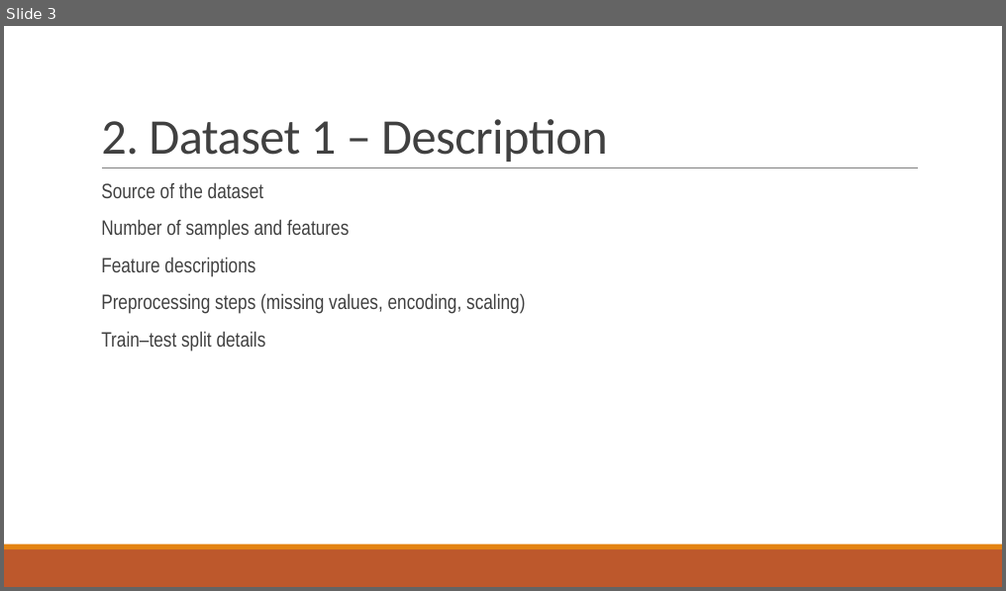
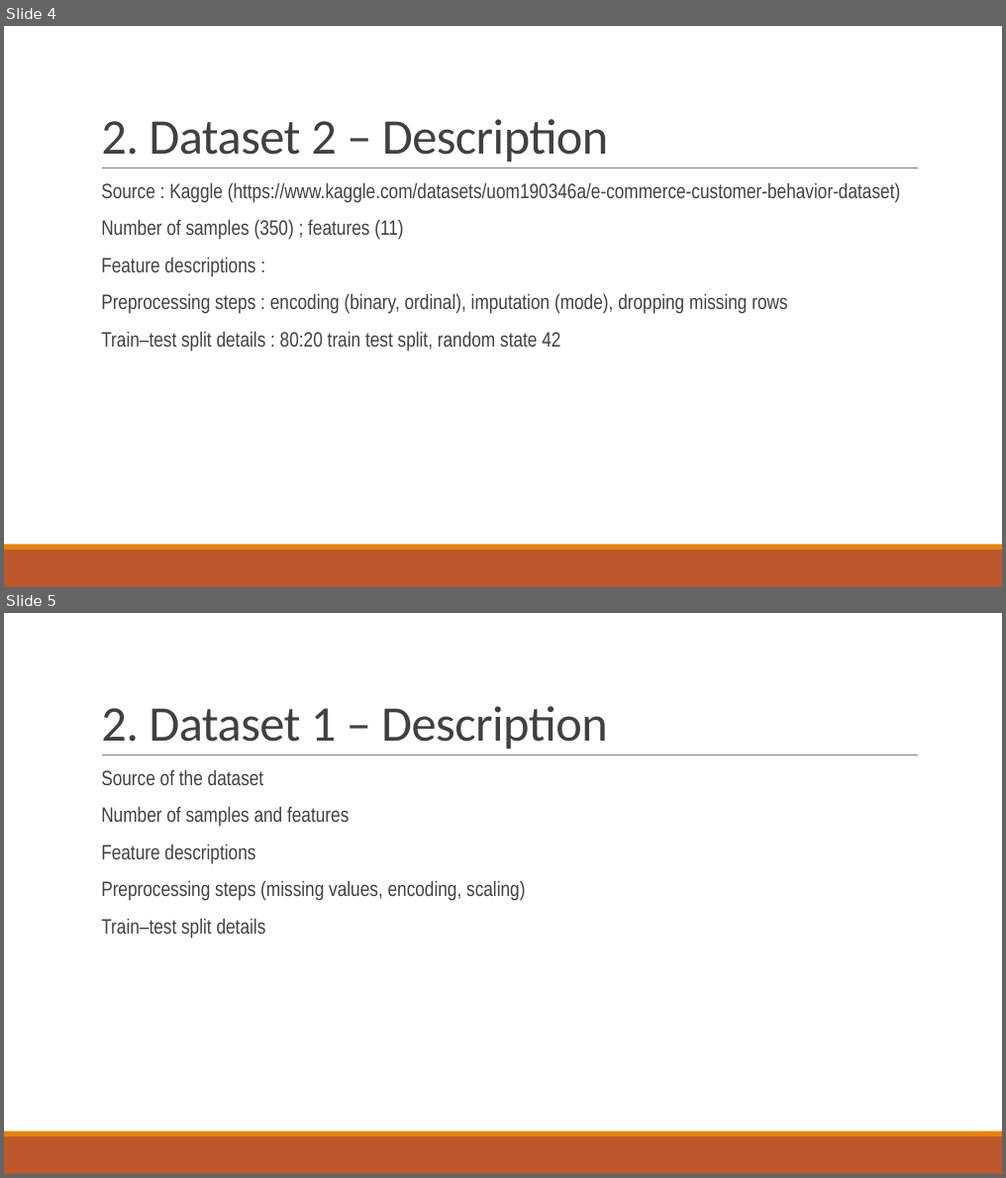
Before and after one commit to akay6483/mmml-ecommerce, a slide deck: docs/23CSE301_A8.pptx. Shown one above the other, each under a label of ours: slide 3 before the commit, slides 4 and 5 after it. The pictures are 1006x591 and 1006x1178 pixels, drawn with LibreOffice and Linux fonts; fonts in the diff are those of the drawing; background and template pictures are left out. Boxes give left, top, right and bottom in pixels: in the first picture for what was removed or moved away, otherwise in the second. Text is boxed around its words. In the diff, an @@ line names an element or a change of style, - is before the commit and + after.

```diff
--- a/docs/23CSE301_A8.pptx
+++ b/docs/23CSE301_A8.pptx
@@ slide 4 added at (x1=4, y1=26, x2=1002, y2=587), background picture (left out); not listed: 3 template elements that a slide beside it also shows @@
@@ title added at (x1=101, y1=119, x2=609, y2=162), 48 pt, text #404040 @@
+2. Dataset 2 – Description
@@ text added at (x1=101, y1=182, x2=900, y2=352), 20 pt, text #404040 @@
+  Source : Kaggle (https://www.kaggle.com/datasets/uom190346a/e-commerce-customer-behavior-dataset)
+  Number of samples (350) ; features (11)
+  Feature descriptions :
+  Preprocessing steps : encoding (binary, ordinal), imputation (mode), dropping missing rows
+  Train–test split details : 80:20 train test split, random state 42
@@ what was slide 3 is now slide 5 @@
```
Also in this commit, not shown: 1 slide changed, 12 other slides added, 2 slides removed, 7 other files.
